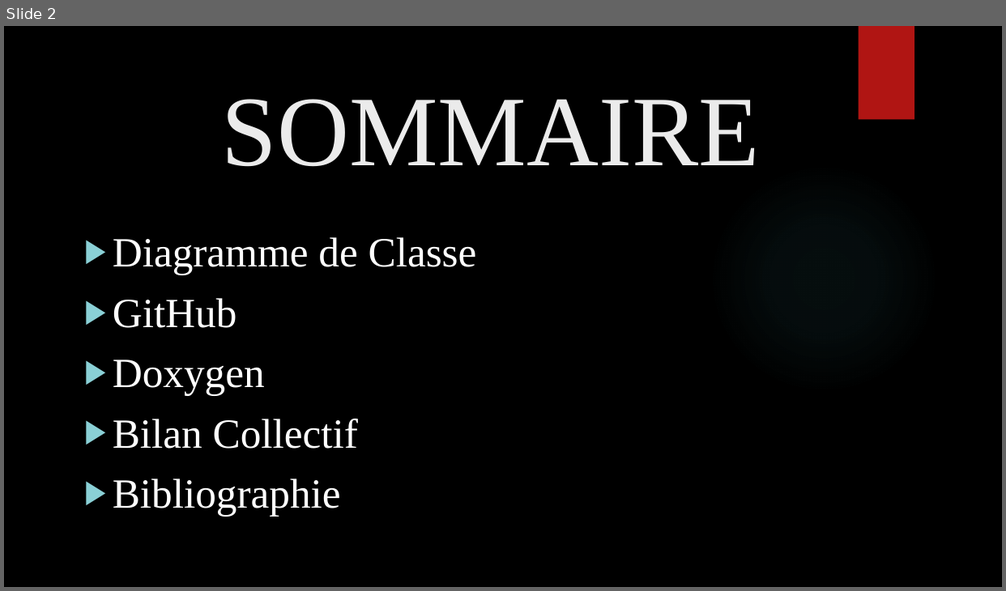
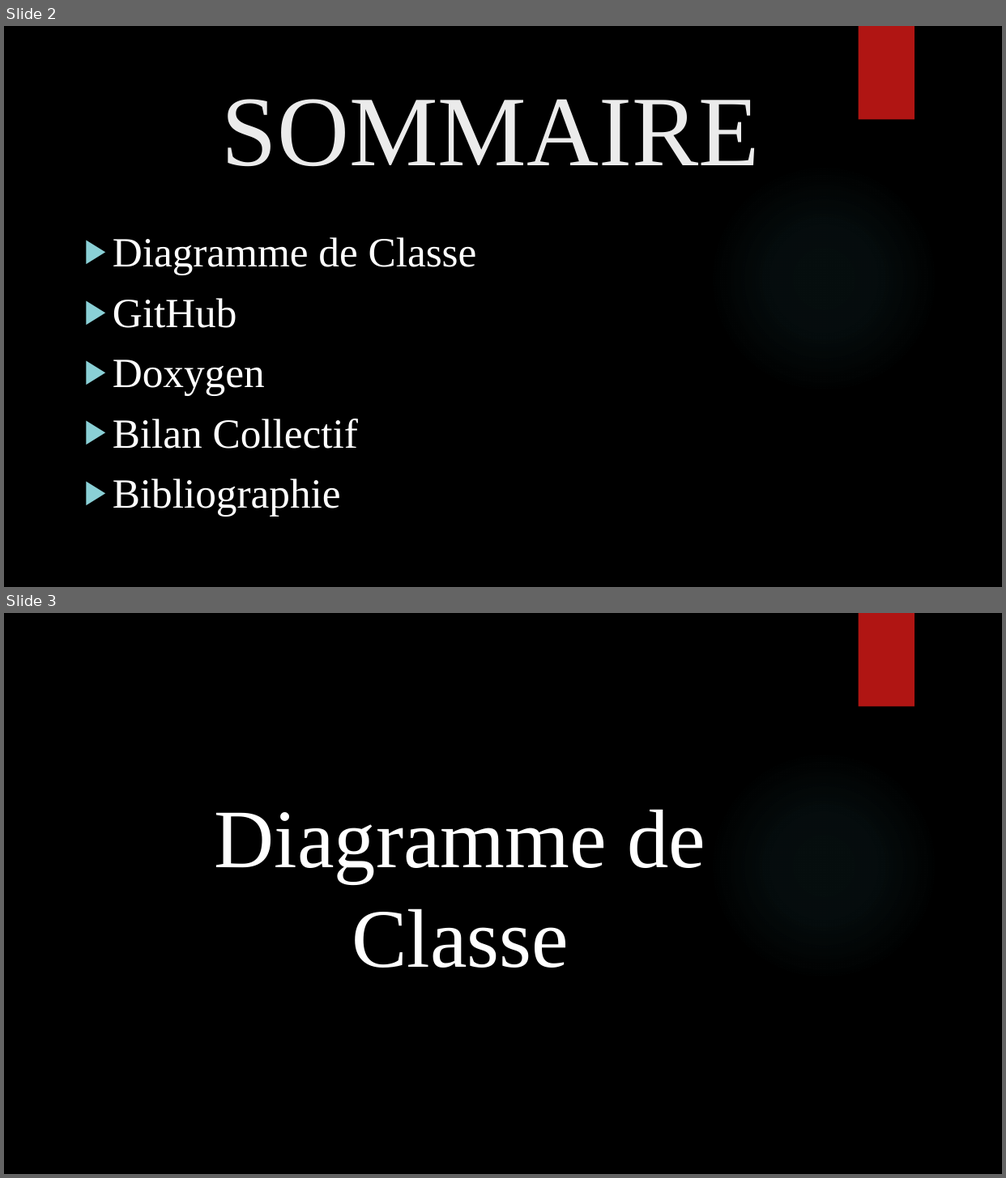
Before and after one commit to mama98/Projet-ING2-th-orie-des-graphes, a slide deck: pptinfos ING2.pptx. Shown one above the other, each under a label of ours: slide 2 before the commit, slides 2 and 3 after it. The pictures are 1006x591 and 1006x1178 pixels, drawn with LibreOffice and Linux fonts; fonts in the diff are those of the drawing; background and template pictures are left out. Boxes give left, top, right and bottom in pixels: in the first picture for what was removed or moved away, otherwise in the second. Text is boxed around its words. In the diff, an @@ line names an element or a change of style, - is before the commit and + after.

```diff
--- a/pptinfos ING2.pptx
+++ b/pptinfos ING2.pptx
@@ slide 3 added at box(4, 613, 1002, 1174), background picture (left out); not listed: 2 template elements that a slide beside it also shows @@
@@ text added at box(215, 809, 705, 968), 80 pt, text #FFFFFF @@
+Diagramme de Classe
```
Also in this commit, not shown: 1 other slide added, 1 slide removed.
